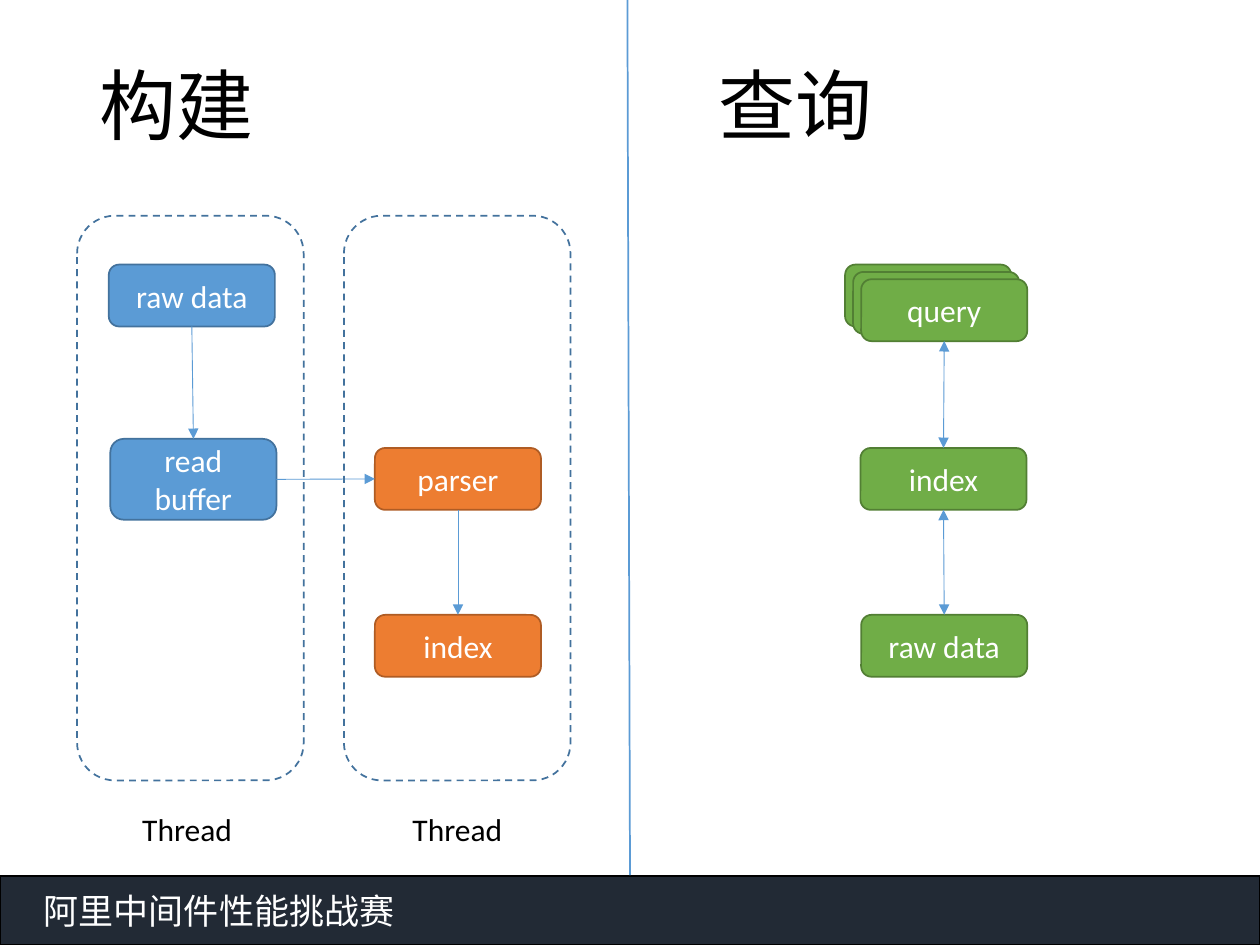
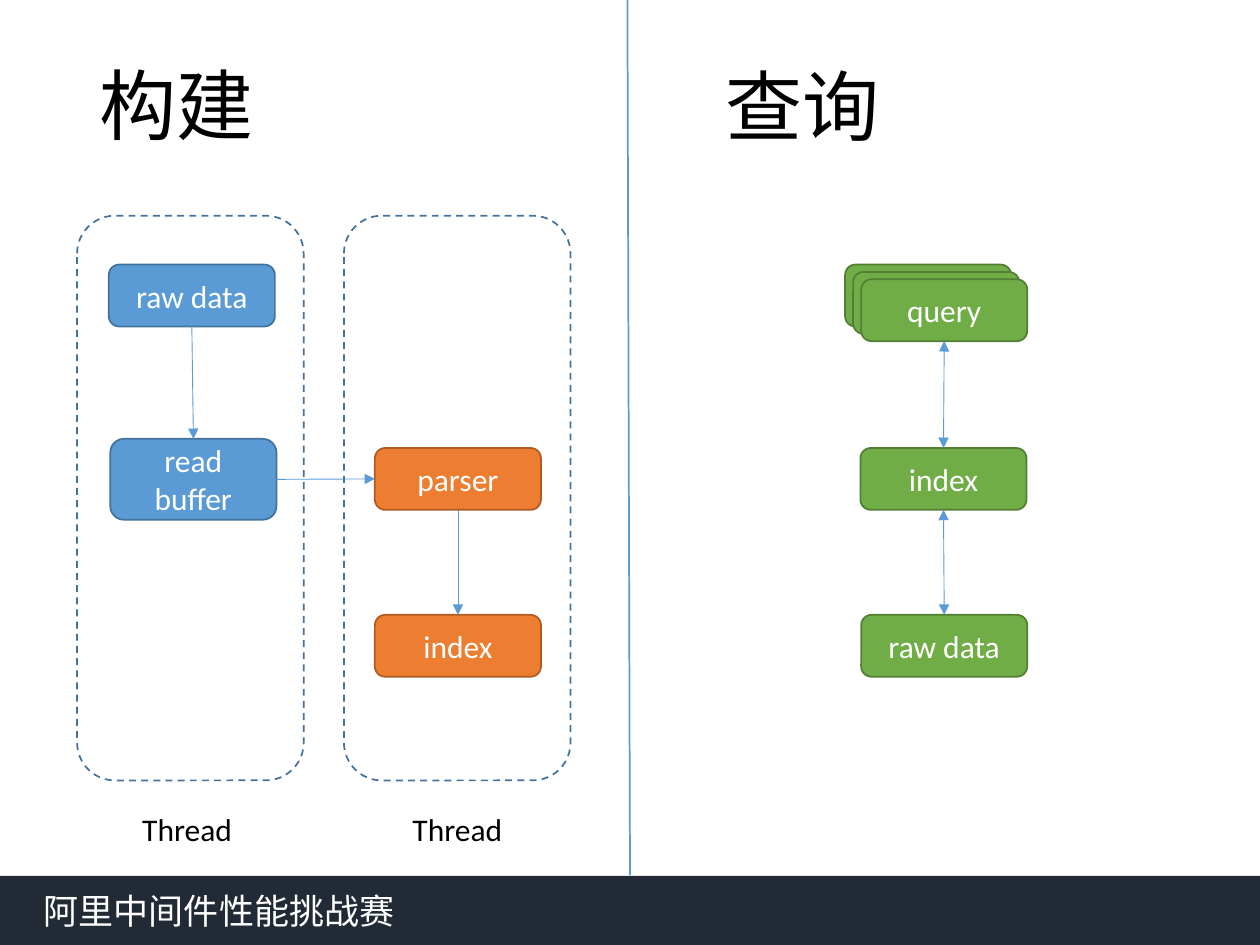
Before and after one commit to qwordy/AlibabaMiddlewareRace2, a slide deck: slide 4 of doc/中间件答辩yfy.pptx. Drawn at 1260x945 pixels with LibreOffice and Linux fonts; fonts in the diff are those of the drawing. Boxes give left, top, right and bottom in pixels: in the first picture for what was removed or moved away, otherwise in the second. Text is boxed around its words. In the diff, an @@ line names an element or a change of style, - is before the commit and + after.

```diff
--- a/doc/中间件答辩yfy.pptx
+++ b/doc/中间件答辩yfy.pptx
@@ title at <box>99,69,253,140</box>: text changed @@
-构建 查询
+构建
@@ text added at <box>725,70,879,141</box>, 44 pt, text #000000 @@
+查询
@@ rectangle "阿里中间件性能挑战赛" at <box>0,876,1260,945</box>: outline #000000 1 pt to none @@
```
Also in this commit, not shown: 5 other slides changed, 1 slide added, 1 slide removed.
